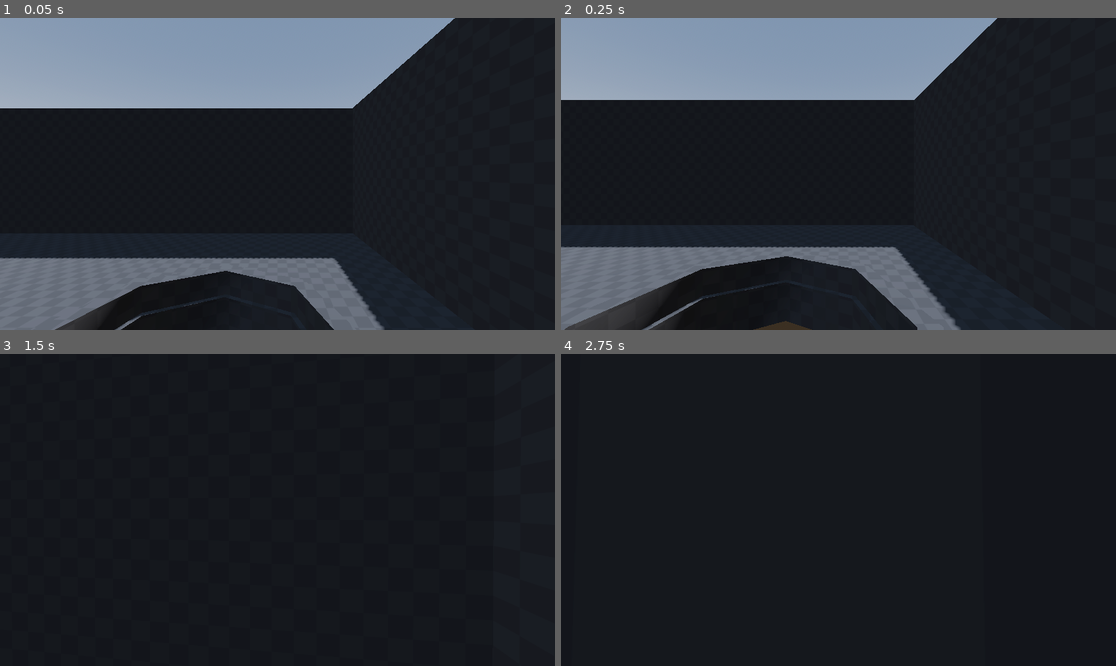
Above: before the commit, frames 1-4 (two rows, left to right).
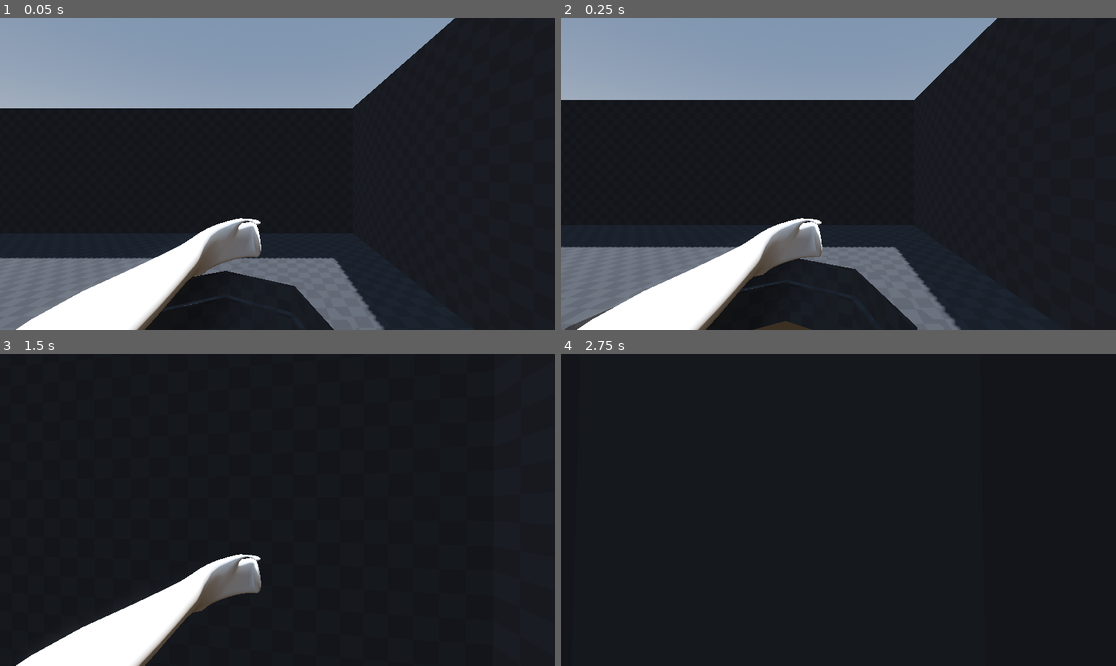
Above: after the commit, the same moments.

Repository: Dempsey845/companion
Game: Godot game, scene res://Scenes/world.tscn
Same seed, same stepped clock (60 frames per second), same inputs: the game is played once before the commit and once after it.
Inputs (mouse positions are in pixels of both pictures, inside the frame that each line leads up to):
- Up to frame 1 (0.05 s): no input
- Up to frame 2 (0.25 s): no input
- Up to frame 3 (1.5 s): move the mouse to (305, 510) at 0.52 s; hold Shift (sprint) 0.53-1.28 s; hold W (move_forward) from 0.53 s (still down); tap Space (jump) at 0.77 s; move the mouse to (249, 510) at 1.27 s; tap Shift (sprint) at 1.35 s
- Up to frame 4 (2.75 s): keep holding W (move_forward); tap Space (jump) at 1.52 s; move the mouse to (849, 503) at 2.02 s; hold Shift (sprint) from 2.03 s (still down)

The runs differ from the first frame. In frame 1, 5.7% of the frame differs, in the area x 2-48%, y 64-100%; in frame 2, 5.5%; in frame 3, 5.7%; in frame 4, nothing differs.

Commit message:
Imported the rigged arms model.

Diff:
--- /dev/null
+++ b/Entity/Player/arms.tscn
@@ -0,0 +1,59 @@
+[gd_scene format=3 uid="uid://baclj0wtcu6rc"]
+
+[ext_resource type="PackedScene" uid="uid://di5c1inqkigsp" path="res://Entity/Player/Arms.fbx" id="1_s1paf"]
+
+[node name="Arms" unique_id=2022456952 instance=ExtResource("1_s1paf")]
+
+[node name="Skeleton3D" parent="Humanoid FPS" parent_id_path=PackedInt32Array(479414906) index="0" unique_id=448067095]
+bones/1/position = Vector3(-0.0028671026, 0.00012066346, -6.358868e-10)
+bones/1/rotation = Quaternion(0.010793263, 0.010793234, 0.70702446, 0.7070244)
+bones/1/scale = Vector3(1, 1, 1)
+bones/2/position = Vector3(-1.572071e-11, 0.004320317, -8.1646384e-11)
+bones/2/rotation = Quaternion(-0.04537938, -0.002774666, -0.02855711, 0.99855775)
+bones/2/scale = Vector3(1.0000001, 1, 0.9999998)
+bones/3/position = Vector3(-6.460477e-10, 0.0033454094, 5.5104376e-11)
+bones/3/rotation = Quaternion(0.05332952, 0.0038751885, 0.04708244, 0.9974589)
+bones/3/scale = Vector3(0.9999997, 1.0000001, 1.0000001)
+bones/4/position = Vector3(4.726387e-05, 0.0021286593, -0.001322479)
+bones/4/rotation = Quaternion(-0.15440309, -0.0017260255, 9.4763345e-05, 0.9880064)
+bones/4/scale = Vector3(1, 1, 1.0000001)
+bones/5/position = Vector3(5.1220345e-10, 0.0009818525, -8.4143886e-11)
+bones/5/rotation = Quaternion(0.06197824, 0.011300694, 0.03936112, 0.997237)
+bones/5/scale = Vector3(1.0000001, 1.0000001, 1.0000001)
+bones/7/position = Vector3(-1.7839237e-05, 0.0024868485, -3.321478e-05)
+bones/7/rotation = Quaternion(-0.006235341, 0.030705879, 0.008629536, 0.9994718)
+bones/8/position = Vector3(1.1683629e-10, 0.001266268, -3.658728e-12)
+bones/8/rotation = Quaternion(-0.015532141, -4.5367507e-08, -0.028372945, 0.99947673)
+bones/8/scale = Vector3(1, 0.9999998, 1)
+bones/10/position = Vector3(-0.0068899137, 0.000120663106, 0.0030120465)
+bones/10/rotation = Quaternion(0.49999988, 0.49999994, 0.50000024, 0.5)
+bones/10/scale = Vector3(1.0000001, 1, 1.0000001)
+bones/12/position = Vector3(-0.01051927, 0.00031230014, -6.911243e-05)
+bones/12/rotation = Quaternion(0.013156414, 0.01535576, 0.7215383, 0.6920792)
+bones/12/scale = Vector3(1.0000002, 1, 1.0000001)
+bones/14/position = Vector3(0.0028671033, 0.00012066719, 8.767749e-10)
+bones/14/rotation = Quaternion(0.7149635, 0.123713955, 0.059746843, 0.6855307)
+bones/14/scale = Vector3(0.9999999, 1.0000005, 0.9999999)
+bones/15/position = Vector3(0.0009622536, 0.0044153025, 0.00025504615)
+bones/15/rotation = Quaternion(-0.07896478, 0.001839796, 0.15423171, 0.98487246)
+bones/15/scale = Vector3(1.000001, 1.0000011, 1.0000005)
+bones/16/position = Vector3(-1.481741e-09, 0.0033454103, -1.5536057e-09)
+bones/16/rotation = Quaternion(0.030629009, -0.0042242645, 0.037139166, 0.9988317)
+bones/16/scale = Vector3(0.99999964, 1, 1)
+bones/17/position = Vector3(-9.9479585e-06, 0.0025544986, -0.00096249505)
+bones/17/rotation = Quaternion(-0.24195991, -0.04309649, 0.37513122, 0.8937979)
+bones/17/scale = Vector3(1.000001, 1.0000013, 1.0000005)
+bones/18/position = Vector3(-9.705322e-05, 0.0008844445, 0.00034704307)
+bones/18/rotation = Quaternion(-0.065574355, -0.11620326, 0.43902567, 0.88851184)
+bones/18/scale = Vector3(1.0000012, 1.0000011, 1.0000002)
+bones/20/position = Vector3(1.7843951e-05, 0.0024868501, -3.3214772e-05)
+bones/20/rotation = Quaternion(-0.11044758, -0.014731889, 0.44182834, 0.8901528)
+bones/20/scale = Vector3(0.9999995, 1.0000008, 1.0000004)
+bones/21/position = Vector3(-3.899106e-10, 0.0012662666, -1.5634167e-09)
+bones/21/rotation = Quaternion(-0.13209054, 0.005870401, 0.61904854, 0.77414244)
+bones/21/scale = Vector3(0.99999917, 1.0000012, 1.0000001)
+bones/23/position = Vector3(0.0068899123, 0.000120663106, 0.00301205)
+bones/23/rotation = Quaternion(-0.50000006, 0.5000002, 0.49999994, -0.49999976)
+bones/25/position = Vector3(0.01051927, 0.00031230014, -6.910744e-05)
+bones/25/rotation = Quaternion(0.013156586, -0.01535593, -0.7215383, 0.6920792)
+bones/25/scale = Vector3(1.0000002, 1, 1)
--- a/Entity/Player/player.tscn
+++ b/Entity/Player/player.tscn
@@ -3,6 +3,7 @@
 [ext_resource type="Script" uid="uid://crssfr18fd4hu" path="res://Entity/Player/player.gd" id="1_mc1dd"]
 [ext_resource type="Script" uid="uid://dk5ptg0c0fx3t" path="res://Component/health_component.gd" id="2_x1f5c"]
 [ext_resource type="Script" uid="uid://d106g5h1grs1w" path="res://Component/hurtbox_component.gd" id="3_qb0yx"]
+[ext_resource type="PackedScene" uid="uid://baclj0wtcu6rc" path="res://Entity/Player/arms.tscn" id="4_viyt1"]
 
 [sub_resource type="CapsuleMesh" id="CapsuleMesh_xclk5"]
 height = 2.15
@@ -28,6 +29,9 @@
 [node name="Camera3D" type="Camera3D" parent="Head" unique_id=42900310]
 transform = Transform3D(1, 0, 0, 0, 1, 0, 0, 0, 1, 0, 0, -0.374)
 
+[node name="Arms" parent="Head/Camera3D" unique_id=1482823231 instance=ExtResource("4_viyt1")]
+transform = Transform3D(-1, 0, 8.742278e-08, 0, 1, 0, -8.742278e-08, 0, -1, 0, -2, 0)
+
 [node name="MeshInstance3D" type="MeshInstance3D" parent="." unique_id=473420840]
 transform = Transform3D(1, 0, 0, 0, 1, 0, 0, 0, 1, 0, 1.1, 0)
 mesh = SubResource("CapsuleMesh_xclk5")
Binary file added: Entity/Player/Arms.fbx
Not shown, added: Entity/Player/Arms.fbx.import
